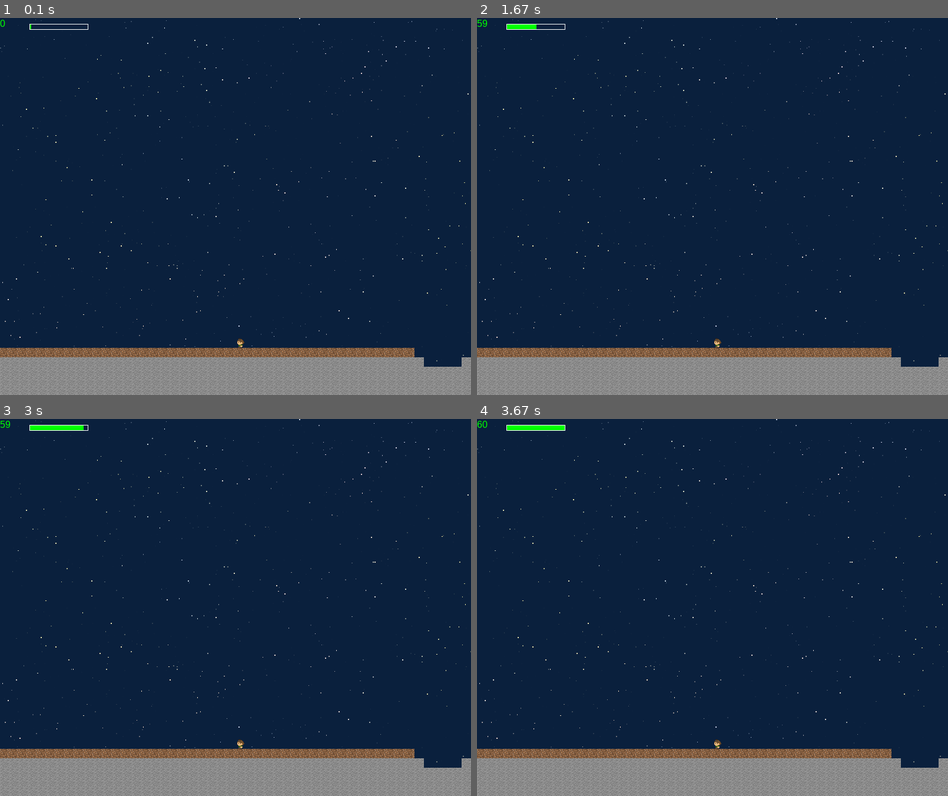
Above: before the commit, frames 1-4 (two rows, left to right).
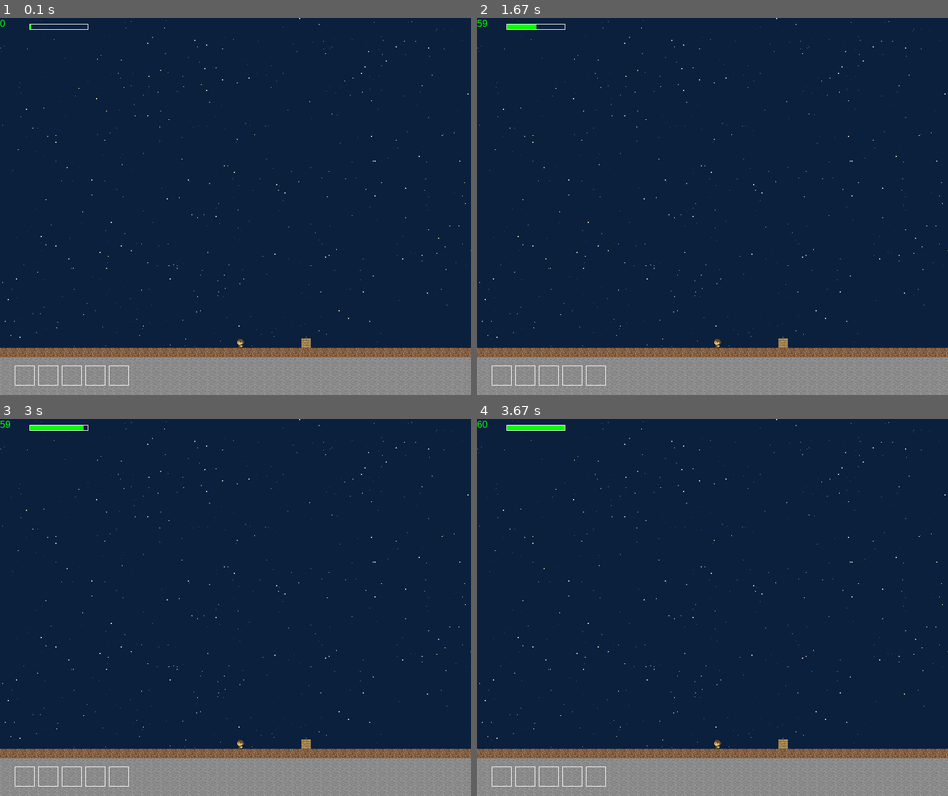
Above: after the commit, the same moments.

Repository: EvannBerthou/Pygame-RPG
Game: pygame game, started from main.py
Two runs of this game, one before a commit and one after it. Both use one fixed random seed, a clock stepped at 60 frames per second and the inputs below.
Inputs:
- Up to frame 1 (0.1 s): no input
- Up to frame 2 (1.67 s): hold D 0.33-0.8 s; hold D 0.83-1.3 s; hold A from 1.33 s (still down)
- Up to frame 3 (3 s): release A at 1.87 s; hold D 2.33-2.97 s
- Up to frame 4 (3.67 s): hold A 3-3.47 s; hold D from 3.5 s (still down)

The runs differ from the first frame. In frame 1, 0.7% of the frame differs, in the area x 3-100%, y 85-98%; in frame 2, 0.7%; in frame 3, 0.7%; in frame 4, 0.7%.

Commit message:
Player + map Optimization UI implementation

Diff:
--- a/CONST.py
+++ b/CONST.py
@@ -1,5 +1,11 @@
 import pygame
+from pygame.locals import *
 pygame.init()
+
+## TODO: MOVE ALL VARS IN GLOBALS
+
+class Globals:
+    window = None
 
 WINDOW_HEIGHT = 640
 WINDOW_WIDTH = 800
@@ -24,7 +30,8 @@
 
 
 #PLAYER
-PlayerSpeed = .1
+PlayerSpeed = .15
+RegenSpeed = 1/32
 
 def Clamp(value, min, max):
     if value > max:
@@ -32,3 +39,11 @@
     if value < min:
         value = min
     return value
+
+#KEYS
+KEY_LEFT = pygame.K_q
+KEY_RIGHT = pygame.K_d
+
+#FONTS
+fps_font = pygame.font.SysFont("Arial", 16)
+Damage_font = pygame.font.SysFont("monospace",18)
--- /dev/null
+++ b/Core.py
@@ -0,0 +1,6 @@
+from CONST import *
+
+class Core:
+    def __init__(self, x, y):
+        self.x = x
+        self.y = y
--- a/Map.py
+++ b/Map.py
@@ -1,14 +1,21 @@
-import pygame
 from CONST import *
 from PIL import Image
+from Core import *
+import math
 
 pygame.init()
 
 class Pix:
-    def __init__(self,x,y,TILE):
+    def __init__(self,x,y,TILE, collide):
         self.x = x
         self.y = y
         self.tile = TILE
+        self.collide = collide
+
+    def ShouldShow(self, playerX, playerY):
+        dist = (self.x * TILE_SIZE - playerX - WINDOW_WIDTH)**2
+        return dist < (WINDOW_WIDTH + 16)**2
+
 
 class Map:
     def LoadTexture(file):
@@ -21,18 +28,17 @@
     Dirt = LoadTexture(DIRT)
     Stone = LoadTexture(STONE)
     Wood = LoadTexture(WOOD)
-    Player_left = LoadTexture(PLAYER_LEFT)
-    Player_right = LoadTexture(PLAYER_RIGHT)
 
     TILES = dict([(COLOR_RED, Dirt),(COLOR_BLUE,Wood), (COLOR_GREEN, Stone)])
 
     def DrawTile(self,x,y,Tile):
-        self.window.blit(Tile, (x,y))
+        Globals.window.blit(Tile, (x,y))
 
-    def GetTileAtCoord(self, x,y):
+    def GetCollsionAt(self, x,y):
         for pix in self.pix:
-            if pix.x is x and pix.y is y:
-                return True
+            if pix.collide:
+                if pix.x is x and pix.y is y:
+                    return True
         return False
 
     def GetMap(self):
@@ -43,15 +49,19 @@
         for x in range(map.size[0]):
             for y in range(map.size[1]):
                 if pix[x,y][3] is not 0:
-                    Tiles.append(Pix(x,y, Map.TILES[pix[x,y]]))
+                    Tiles.append(Pix(x,y, Map.TILES[pix[x,y]], not pix[x,y][0] is 100))
 
         return Tiles, map.size
 
-    def draw(self, PlayerX,PlayerY):
+    def draw(self, PlayerX):
         for tile in self.pix:
-            self.DrawTile(tile.x * TILE_SIZE - PlayerX,tile.y * TILE_SIZE,tile.tile)
+            if tile.ShouldShow(PlayerX, 0):
+                self.DrawTile(tile.x * TILE_SIZE - int(PlayerX),tile.y * TILE_SIZE,tile.tile)
 
     def __init__(self, window):
-        self.window = window
+        Globals.window = window
         self.pix,self.mapSize = self.GetMap()
-        self.draw(0,0)
+        self.draw(0)
+
+        core = Core(self.mapSize[0] / 2 , WINDOW_HEIGHT / TILE_SIZE - 6) #Place the core in the center of the map
+        self.pix.append(Pix(core.x, core.y, Map.Wood, False))
--- a/Player.py
+++ b/Player.py
@@ -1,32 +1,57 @@
 from CONST import *
-import pygame
 from Map import *
+from UI import *
 
 class Player:
+
+    Player_right = Map.LoadTexture(PLAYER_RIGHT)
+    Player_left = Map.LoadTexture(PLAYER_LEFT)
+
+    def TakeDamage(self, damage):
+        if self.dead:
+            return
+        self.health -= damage
+        self.DamageTaken = str(damage)
+        self.showDamage = True
+        self.CountDown = 1 * 1000
+        if self.health <= 0:
+            print("Dead")
+            self.dead = True
+
     def draw(self):
-        x = WINDOW_WIDTH / 2
+        DrawPlayerLife(self.health, self.maxHealth)
 
-        sprite = Map.Player_left
-        if self.velocity is not 0:
-            sprite = Map.Player_right if self.velocity is 1 else Map.Player_left
-        else:
-            sprite = self.lastSprite
-
-        self.lastSprite = sprite
-
-        self.window.blit(sprite,(x,self.y))
+        #Draw taken damages
+        if self.showDamage and not self.dead:
+            DamageText = Damage_font.render(self.DamageTaken, True, (255,0,0))
+            surface = pygame.Surface(DamageText.get_rect().size, pygame.SRCALPHA)
+            surface.blit(DamageText,(0,0))
+            Globals.window.blit(surface, (WINDOW_WIDTH / 2,self.y - 25))
 
 
-        pygame.draw.rect(self.window, COLOR_WHITE, (50,10,100,10), 1)
-        self.health = Clamp(self.health,0,self.maxHealth)
-        healthRatio = self.health / self.maxHealth
-        pygame.draw.rect(self.window, COLOR_GREEN, (51,11, int(98 * healthRatio), 8))
+        #Draw Player
+        if not self.dead:
+            x = WINDOW_WIDTH / 2
+
+            sprite = Player.Player_left
+            if self.velocity is not 0:
+                sprite = Player.Player_right if self.velocity is 1 else Player.Player_left
+            else:
+                sprite = self.lastSprite
+
+            self.lastSprite = sprite
+
+            Globals.window.blit(sprite,(x,self.y))
 
 
     def move(self, deltaTime,mapSize):
-        self.health += deltaTime / 32
-        self.CanMoveLeft = not self.map.GetTileAtCoord(int(self.x / TILE_SIZE + 25), int(self.y / TILE_SIZE))
-        self.CanMoveRight = not self.map.GetTileAtCoord(int(self.x / TILE_SIZE + 26), int(self.y / TILE_SIZE))
+        if self.dead: #Move only if alive
+            return
+
+        self.health += deltaTime * RegenSpeed
+        self.health = Clamp(self.health, 0, self.maxHealth)
+        self.CanMoveLeft = not self.map.GetCollsionAt(int(self.x / TILE_SIZE + 25), int(self.y / TILE_SIZE))
+        self.CanMoveRight = not self.map.GetCollsionAt(int(self.x / TILE_SIZE + 26), int(self.y / TILE_SIZE))
 
         if (self.velocity is 1 and self.CanMoveRight) or (self.velocity is -1 and self.CanMoveLeft):
             self.x += self.velocity * PlayerSpeed * deltaTime
@@ -35,41 +60,54 @@
 
         self.x = Clamp(self.x, -400, mapX)
 
+        if not self.map.GetCollsionAt(int(self.x / TILE_SIZE + 25),int(self.y / TILE_SIZE + 1)):
+            self.y += 1
 
-        # print(int(self.x / TILE_SIZE + 25))
-        # print(self.y / TILE_SIZE + 1)
-        if not self.map.GetTileAtCoord(int(self.x / TILE_SIZE + 25),int(self.y / TILE_SIZE + 1)):
-            self.y += 1
+        if self.CountDown > 0:
+            self.CountDown -= deltaTime
+        else:
+            self.CountDown = 0
+            self.showDamage = False
 
     def handle_event(self,event):
         keys = pygame.key.get_pressed()
         if event.type is pygame.KEYDOWN:
             if self.velocity is 0:
-                if keys[pygame.K_a]:
+                if keys[KEY_LEFT]:
                     self.velocity = -1
-                if keys[pygame.K_d]:
+                if keys[KEY_RIGHT]:
                     self.velocity = 1
+            if event.key == pygame.K_r:
+                self.TakeDamage(50)
 
         if event.type == pygame.KEYUP:
-            if self.velocity is 1 and event.key is pygame.K_d:
+            if self.velocity is 1 and event.key is KEY_RIGHT:
                 self.velocity = 0
-            if self.velocity is -1 and event.key is pygame.K_a:
+            if self.velocity is -1 and event.key is KEY_LEFT:
                 self.velocity = 0
+
 
     def __init__(self, window, map):
         self.x = 0
         self.y = WINDOW_HEIGHT - 6 * TILE_SIZE
-        self.window = window
+        Globals.window = window
         self.velocity = 0
 
         self.map = map
 
         self.maxHealth = 100
         self.health = 0
+        self.dead = False
 
-        self.lastSprite = Map.Player_left
+        self.showDamage = False
+        self.DamageTaken = ""
+        self.CountDown = 0
+
+        self.lastSprite = Player.Player_left
 
         self.CanMoveLeft = True
         self.CanMoveRight = True
 
+        self.inventory = Inventory(5)
+
         self.draw()
--- a/UI.py
+++ b/UI.py
@@ -0,0 +1,39 @@
+from CONST import *
+
+def DrawPlayerLife(life, maxLife):
+    #DRAW HEALTH
+    pygame.draw.rect(Globals.window, COLOR_WHITE, (50,10,100,10), 1)
+    life = Clamp(life,0,maxLife)
+    healthRatio = life / maxLife
+    pygame.draw.rect(Globals.window, COLOR_GREEN, (51,11, int(98 * healthRatio), 8))
+
+class Inventory:
+    def __init__(self, size):
+        self.cases = []
+
+        for i in range(size):
+            self.cases.append(InventoryCase())
+
+    def draw(self):
+        for x in range(len(self.cases)):
+            pygame.draw.rect(Globals.window, COLOR_WHITE, (x * 40 + 25,WINDOW_HEIGHT - 50,34,34), 1)
+            if self.cases[x].item is not None:
+                pygame.draw.rect(Globals.window, COLOR_GREEN, (x * 40 + 26, WINDOW_HEIGHT - 49,32,32))
+
+    def AddItem(self, item): #Ajoute un item au premier slot libre
+        for case in self.cases:
+            if case.item is not None:
+                case.SetItem(item)
+                return True
+        return False
+
+class InventoryCase:
+    def __init__(self):
+        self.item = None
+
+    def SetItem(self, item):
+        if self.item is None:
+            self.item = item
+
+    def RemoveItem(self):
+        self.item = None
--- a/main.py
+++ b/main.py
@@ -1,16 +1,14 @@
-import pygame
-from pygame.locals import *
 from CONST import *
 import Map, Player
 
 def show_fps():
     fps = int(clock.get_fps())
     fpsText = fps_font.render(str(fps), True, COLOR_GREEN)
-    window.blit(fpsText,(0,0))
+    Globals.window.blit(fpsText,(0,0))
 
 
 pygame.init()
-window = pygame.display.set_mode((WINDOW_WIDTH,WINDOW_HEIGHT), pygame.HWSURFACE | pygame.DOUBLEBUF)
+Globals.window = pygame.display.set_mode((WINDOW_WIDTH,WINDOW_HEIGHT), pygame.HWSURFACE | pygame.DOUBLEBUF)
 
 sky = pygame.image.load(SKY)
 sky = pygame.transform.scale(sky, (1000,640))
@@ -19,10 +17,9 @@
 del sky
 
 clock =  pygame.time.Clock()
-fps_font = pygame.font.SysFont("Arial", 16)
 
-map = Map.Map(window)
-player = Player.Player(window, map)
+map = Map.Map(Globals.window)
+player = Player.Player(Globals.window, map)
 
 pygame.display.update()
 
@@ -36,14 +33,13 @@
 
         player.handle_event(event)
 
-    window.fill(COLOR_BLACK)
+    Globals.window.blit(Sky,(-50 - player.x / 8,0))
 
-    window.blit(Sky,(-50 - player.x / 8,0))
-
-    map.draw(player.x, 0)
+    map.draw(player.x)
 
     player.move(deltaTime, map.mapSize)
     player.draw()
+    player.inventory.draw()
 
     show_fps()
 
Binary file changed: Graphics/Map.png
